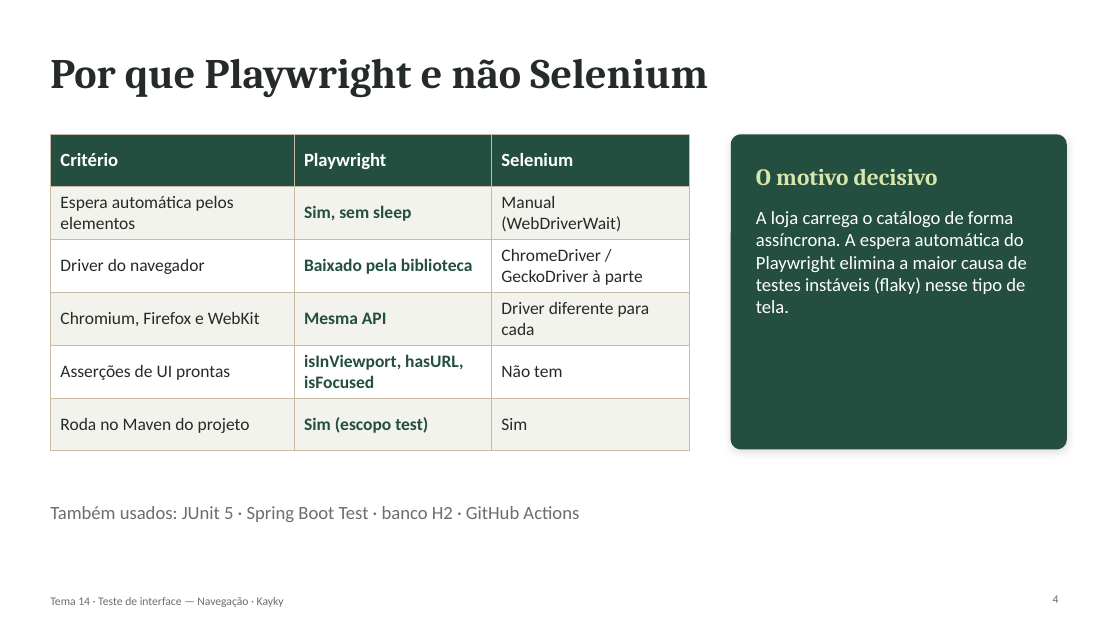
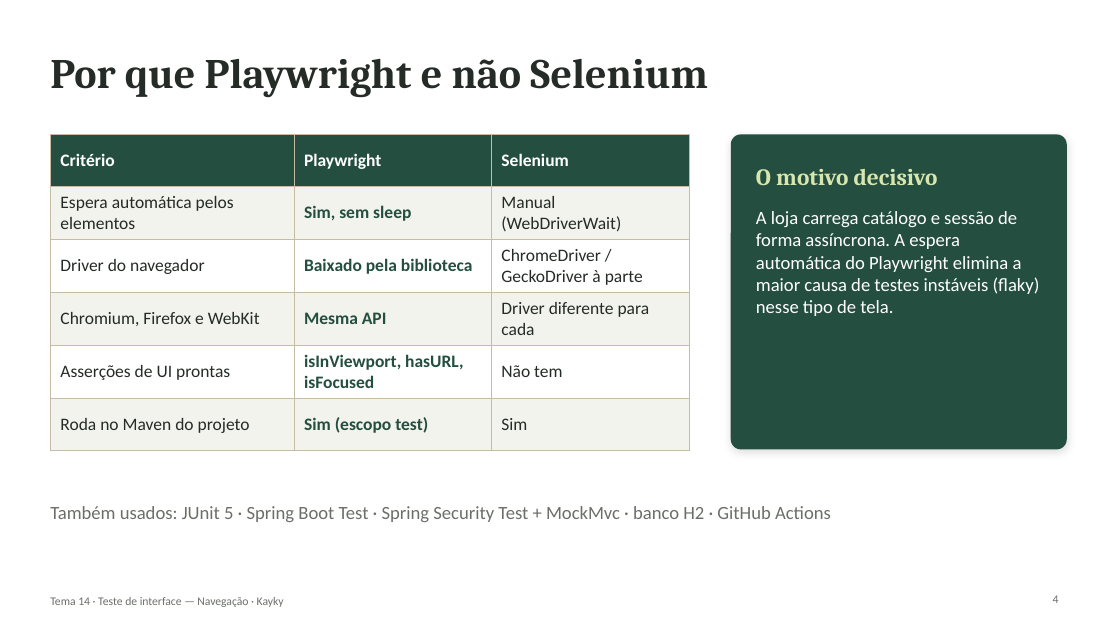
Before and after one commit to KaykyOne/f-e-commerce, a slide deck: slide 4 of docs/tema-14-navegacao/Apresentacao-Tema14-Navegacao.pptx. Drawn at 1120x630 pixels with LibreOffice and Linux fonts; fonts in the diff are those of the drawing. Boxes give left, top, right and bottom in pixels: in the first picture for what was removed or moved away, otherwise in the second. Text is boxed around its words. In the diff, an @@ line names an element or a change of style, - is before the commit and + after.

```diff
--- a/docs/tema-14-navegacao/Apresentacao-Tema14-Navegacao.pptx
+++ b/docs/tema-14-navegacao/Apresentacao-Tema14-Navegacao.pptx
@@ table at (50,134,689,437) @@
@@ size 16 to 15 pt in "Critério", "Playwright", "Selenium" @@
@@ text at (756,211,1040,316): text changed @@
-A loja carrega o catálogo de forma assíncrona. A espera automática do Playwright elimina a maior causa de testes instáveis (flaky) nesse tipo de tela.
+A loja carrega catálogo e sessão de forma assíncrona. A espera automática do Playwright elimina a maior causa de testes instáveis (flaky) nesse tipo de tela.
@@ text at (50,506,831,522): text changed @@
-Também usados: JUnit 5 · Spring Boot Test · banco H2 · GitHub Actions
+Também usados: JUnit 5 · Spring Boot Test · Spring Security Test + MockMvc · banco H2 · GitHub Actions
```
Also in this commit, not shown: 8 other slides changed, 5 slides added, 2 slides removed, 14 other files.
